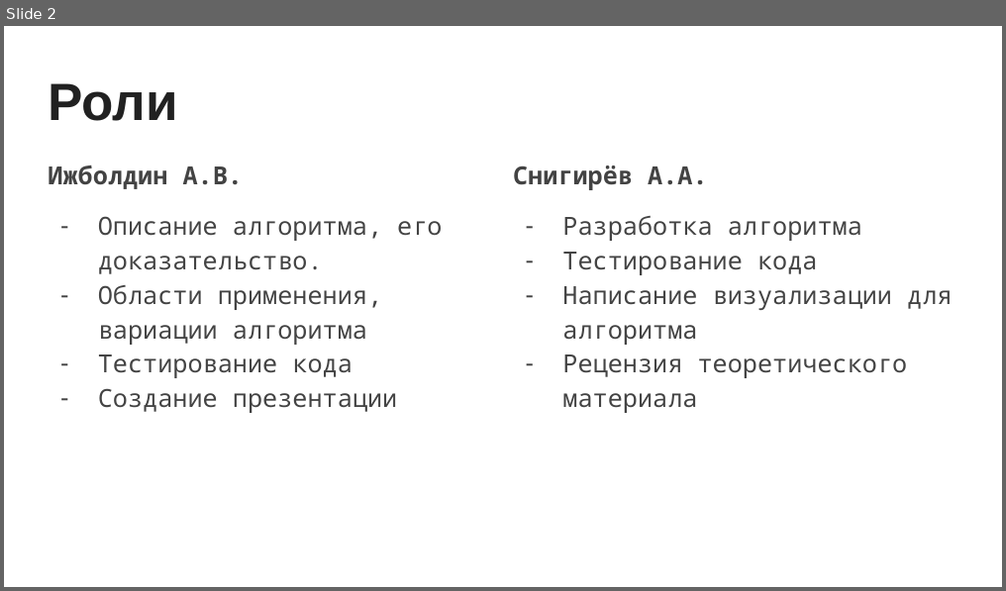
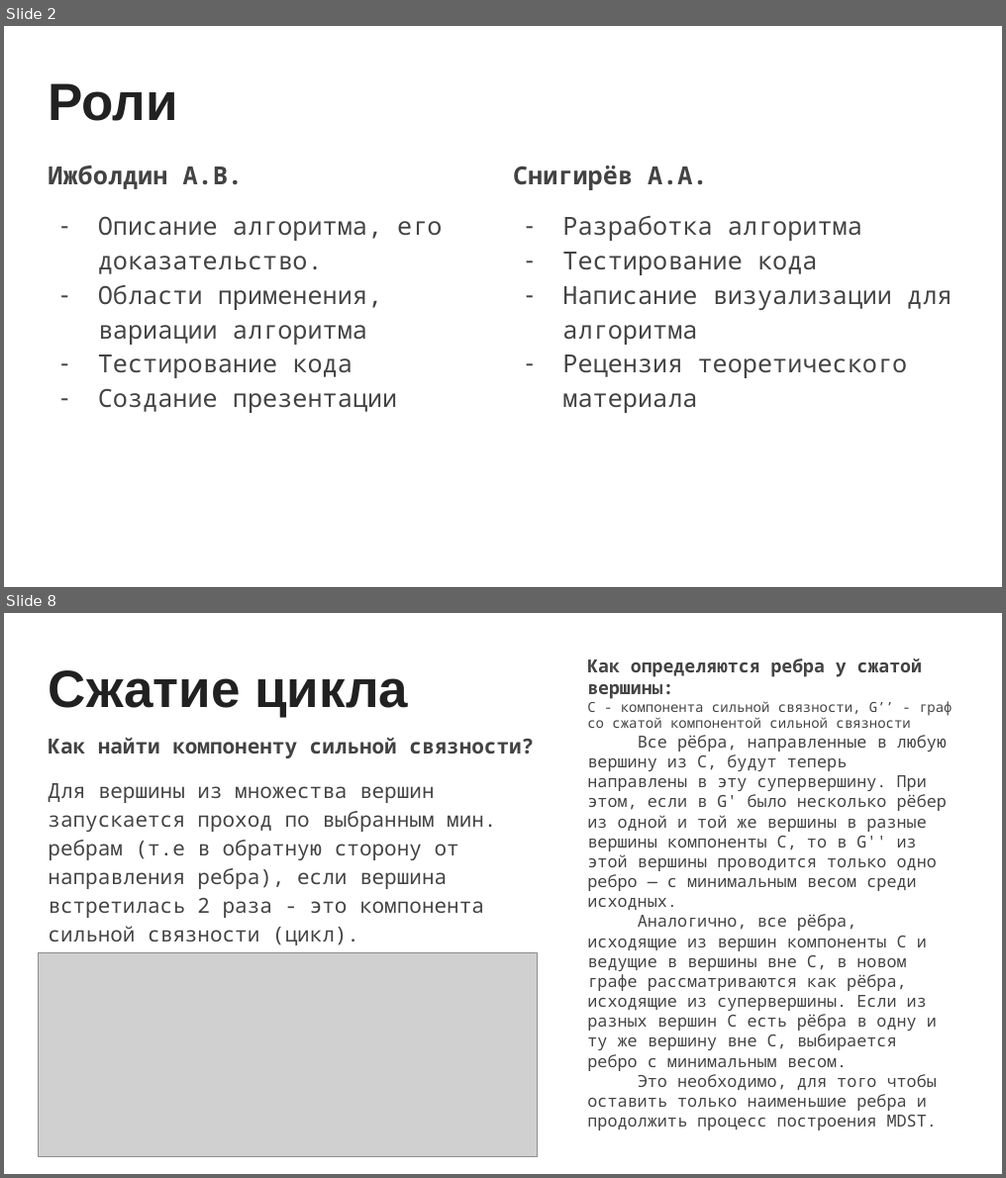
Before and after one commit to Alexander-Snigirev/AltExam, a slide deck: theory/presentation.pptx. Shown one above the other, each under a label of ours: slide 2 before the commit, slides 2 and 8 after it; the slides between them are not shown. The pictures are 1006x591 and 1006x1178 pixels, drawn with LibreOffice and Linux fonts; fonts in the diff are those of the drawing; grey boxes stand for pictures. Boxes give left, top, right and bottom in pixels: in the first picture for what was removed or moved away, otherwise in the second. Text is boxed around its words. In the diff, an @@ line names an element or a change of style, - is before the commit and + after.

```diff
--- a/theory/presentation.pptx
+++ b/theory/presentation.pptx
@@ slide 8 added at (4, 613, 1002, 1174), background #FFFFFF @@
@@ title added at (48, 670, 408, 717), 37.8 pt, text #212121, bold @@
+Сжатие цикла
@@ text added at (587, 659, 946, 1131), 12 pt, text #434343 @@
+Как определяются ребра у сжатой вершины:
+C - компонента сильной связности, G’’ - граф со сжатой компонентой сильной связности
+Все рёбра, направленные в любую вершину из C, будут теперь направлены в эту супервершину. При этом, если в G' было несколько рёбер из одной и той же вершины в разные вершины компоненты C, то в G'' из этой вершины проводится только одно ребро — с минимальным весом среди исходных.
+Аналогично, все рёбра, исходящие из вершин компоненты C и ведущие в вершины вне C, в новом графе рассматриваются как рёбра, исходящие из супервершины. Если из разных вершин C есть рёбра в одну и ту же вершину вне C, выбирается ребро с минимальным весом.
+Это необходимо, для того чтобы оставить только наименьшие ребра и продолжить процесс построения MDST.
@@ text added at (48, 738, 534, 946), 15 pt, text #434343 @@
+Как найти компоненту сильной связности?
+Для вершины из множества вершин запускается проход по выбранным мин. ребрам (т.е в обратную сторону от направления ребра), если вершина встретилась 2 раза - это компонента сильной связности (цикл).
@@ picture added at (38, 954, 537, 1157) @@
```
Also in this commit, not shown: 9 slides changed, 1 other file.
